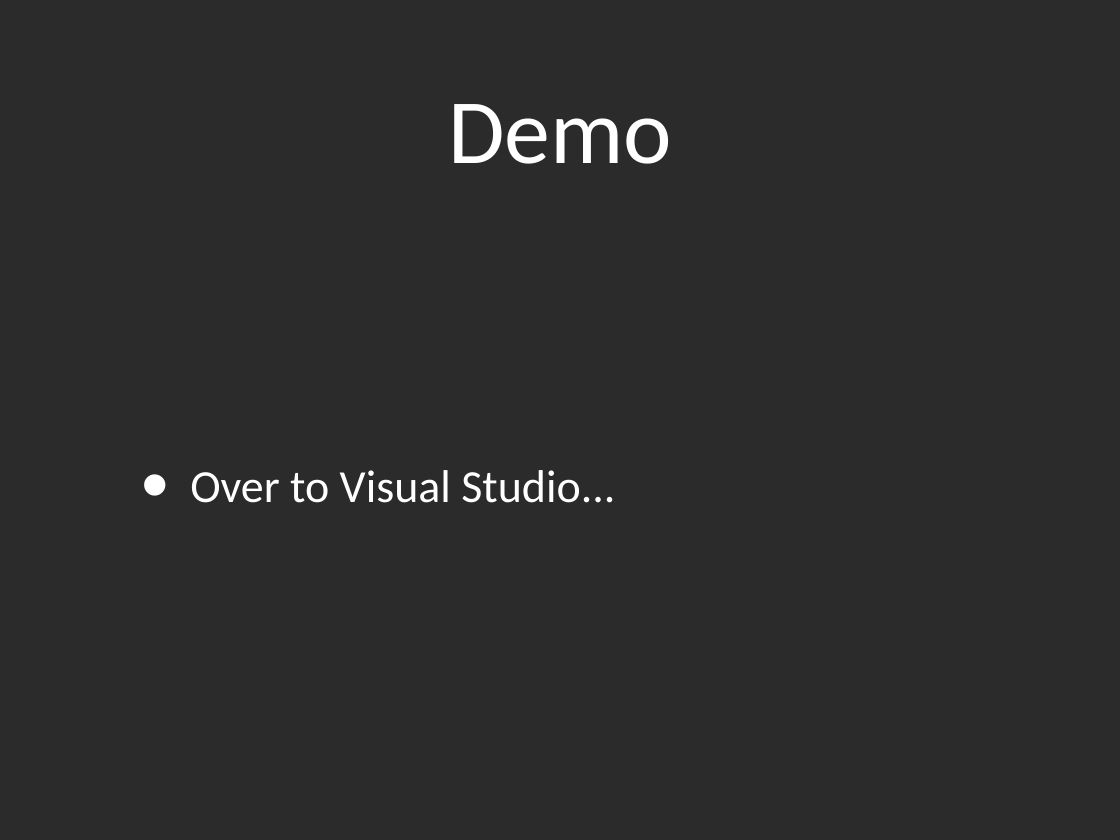
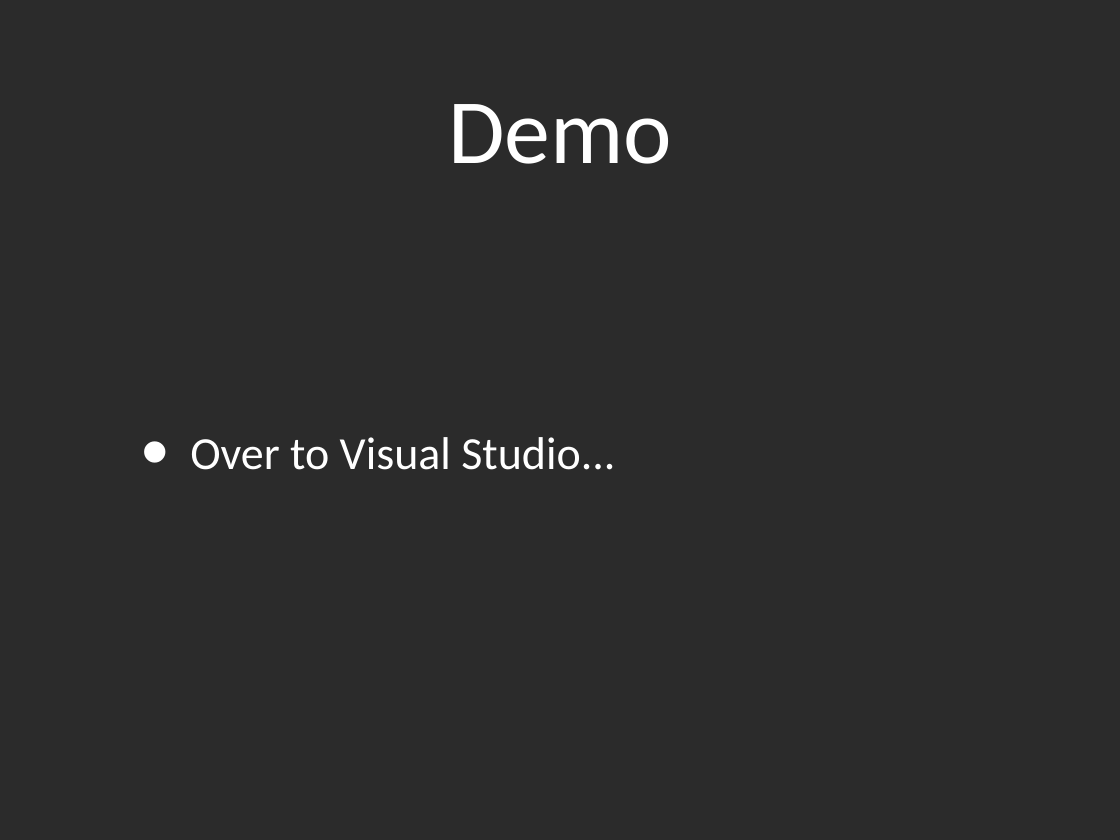
Before and after one commit to andypike/Talks, a slide deck: slide 9 of ORMBattle-Castle-ActiveRecord/ORMBattle-ActiveRecord.ppt (slide 6 before the commit). Drawn at 1120x840 pixels with LibreOffice and Linux fonts; fonts in the diff are those of the drawing; background and template pictures are left out; a plain dark background stands for a picture behind light text. Boxes give left, top, right and bottom in pixels: in the first picture for what was removed or moved away, otherwise in the second. Text is boxed around its words. In the diff, an @@ line names an element or a change of style, - is before the commit and + after.

```diff
--- a/ORMBattle-Castle-ActiveRecord/ORMBattle-ActiveRecord.ppt
+++ b/ORMBattle-Castle-ActiveRecord/ORMBattle-ActiveRecord.ppt
@@ text "Over to Visual Studio...": place and size @@
-text "Over to Visual Studio..." at (190,470,615,503)
+text "Over to Visual Studio..." at (190,437,615,470)
```
Also in this commit, not shown: 7 other slides changed, 1 slide added, 4 other files.
